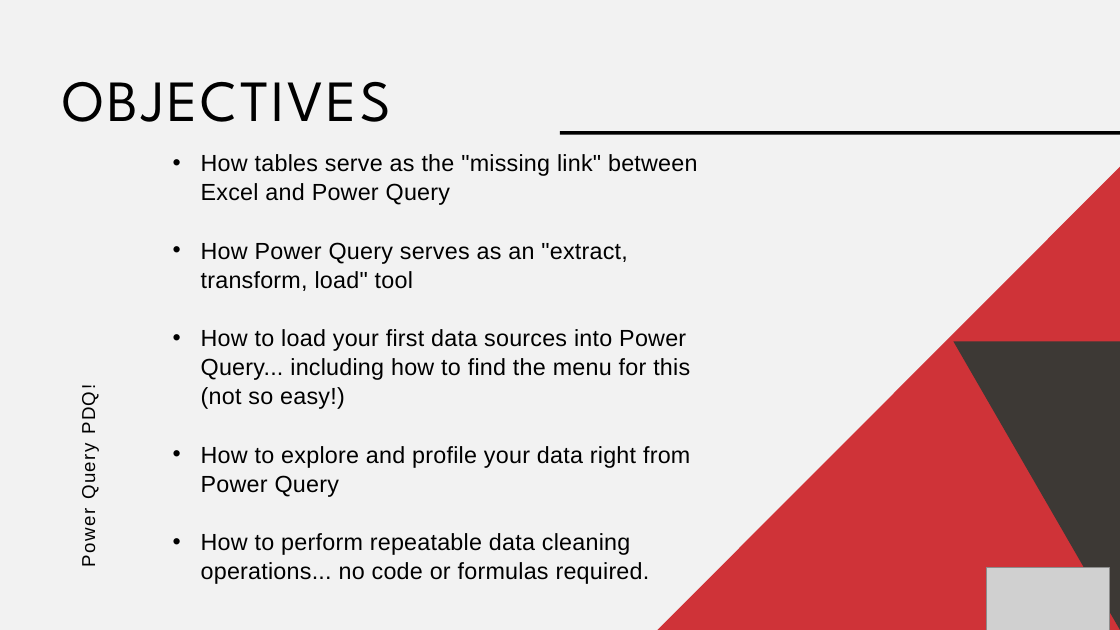
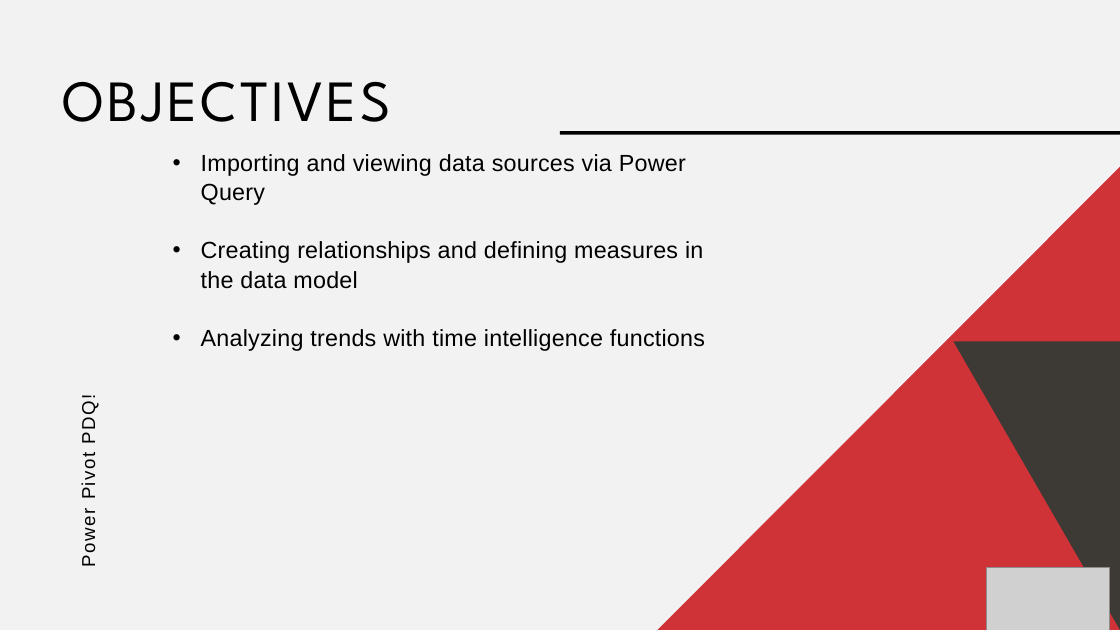
Before and after one commit to stringfestdata/pp-pdq, a slide deck: slide 3 of pp-pdq.pptx. Drawn at 1120x630 pixels with LibreOffice and Linux fonts; fonts in the diff are those of the drawing; grey boxes stand for pictures. Boxes give left, top, right and bottom in pixels: in the first picture for what was removed or moved away, otherwise in the second. Text is boxed around its words. In the diff, an @@ line names an element or a change of style, - is before the commit and + after.

```diff
--- a/pp-pdq.pptx
+++ b/pp-pdq.pptx
@@ text at (x1=201, y1=154, x2=705, y2=351): text changed @@
-• How tables serve as the "missing link" between Excel and Power Query
-• How Power Query serves as an "extract, transform, load" tool
-• How to load your first data sources into Power Query... including how to find the menu for this (not so easy!)
-• How to explore and profile your data right from Power Query
-• How to perform repeatable data cleaning operations... no code or formulas required.
+• Importing and viewing data sources via Power Query
+• Creating relationships and defining measures in the data model
+• Analyzing trends with time intelligence functions
@@ text at (x1=78, y1=401, x2=99, y2=566): text changed @@
-Power Query PDQ!
+Power Pivot PDQ!
```
Also in this commit, not shown: 2 other slides changed, 1 slide added, 4 slides removed, 2 other files.
